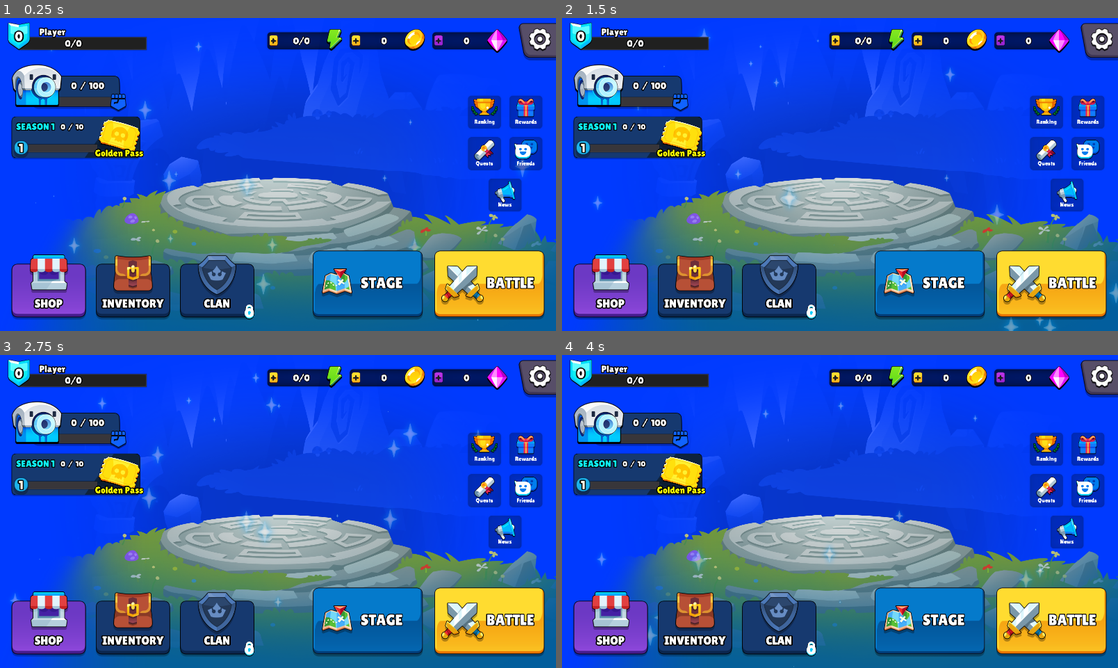
Above: before the commit, frames 1-4 (two rows, left to right).
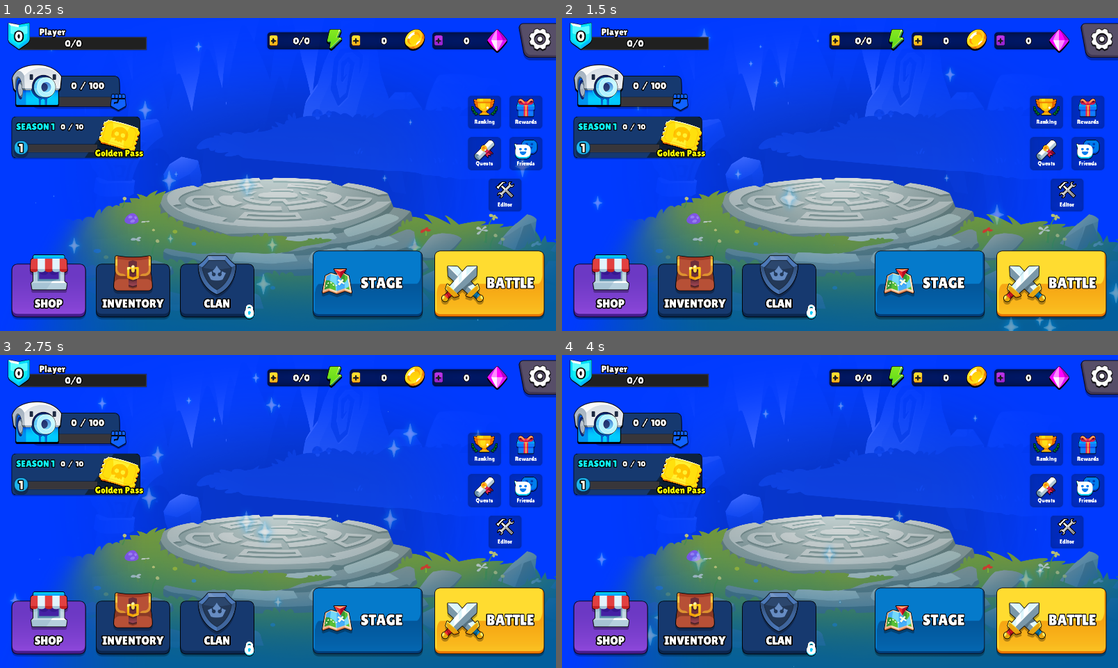
Above: after the commit, the same moments.

Repository: walizw/Champions
Game: Godot game, scene res://scenes/UI/Lobby.tscn
Same seed, same stepped clock (60 frames per second), same inputs: the game is played once before the commit and once after it. This scene is started directly instead of the project's main scene.
Inputs (mouse positions are in pixels of both pictures, inside the frame that each line leads up to):
- Up to frame 1 (0.25 s): no input
- Up to frame 2 (1.5 s): click (1067, 196) at 0.5 s, where only the run before the commit has a clickable "News"; click (1067, 196) at 1.25 s, where only the run after the commit has a clickable "Editor"
- Up to frame 3 (2.75 s): click (77, 430) at 2 s
- Up to frame 4 (4 s): click (639, 473) at 2.75 s; click "SHOP" at 3.5 s

The runs differ from the first frame. In frame 1, 0.2% of the frame differs, in the area x 89-93%, y 52-61%; in frame 2, 0.2%; in frame 3, 0.2%; in frame 4, 0.2%.

Commit message:
might refactor this todo org file

Diff:
--- a/src/scenes/UI/Lobby.tscn
+++ b/src/scenes/UI/Lobby.tscn
@@ -22,7 +22,7 @@
 [ext_resource path="res://assets/ui/icons/IconRewards.Png" type="Texture" id=20]
 [ext_resource path="res://assets/ui/icons/IconMission.Png" type="Texture" id=21]
 [ext_resource path="res://assets/ui/icons/IconFriends.png" type="Texture" id=22]
-[ext_resource path="res://assets/ui/icons/IconNews.Png" type="Texture" id=23]
+[ext_resource path="res://assets/ui/icons/IconHammer.png" type="Texture" id=23]
 [ext_resource path="res://assets/ui/components/button/Btn_OtherButton_SideButton01_Left.png" type="Texture" id=24]
 [ext_resource path="res://assets/ui/icons/IconSettings.png" type="Texture" id=25]
 [ext_resource path="res://scripts/UI/scenes/Lobby.gd" type="Script" id=26]
@@ -497,18 +497,18 @@
 custom_constants/separation = 15
 alignment = 1
 
-[node name="NoticeButton" parent="CenterRightContainer/Col3" instance=ExtResource( 19 )]
+[node name="EditorButton" parent="CenterRightContainer/Col3" instance=ExtResource( 19 )]
 margin_left = 71.0
 margin_right = 199.0
 
-[node name="Icon" parent="CenterRightContainer/Col3/NoticeButton" index="1"]
-margin_left = -35.7
-margin_right = 35.7
-margin_bottom = 93.7
+[node name="Icon" parent="CenterRightContainer/Col3/EditorButton" index="1"]
+margin_left = -32.9
+margin_right = 32.9
+margin_bottom = 75.5
 texture = ExtResource( 23 )
 
-[node name="Label" parent="CenterRightContainer/Col3/NoticeButton" index="2"]
-text = "News"
+[node name="Label" parent="CenterRightContainer/Col3/EditorButton" index="2"]
+text = "Editor"
 
 [node name="SettingsButton" parent="." instance=ExtResource( 3 )]
 anchor_left = 1.0
@@ -584,7 +584,7 @@
 [editable path="CenterRightContainer/Col1/RewardsButton"]
 [editable path="CenterRightContainer/Col2/QuestsButton"]
 [editable path="CenterRightContainer/Col2/FriendsButton"]
-[editable path="CenterRightContainer/Col3/NoticeButton"]
+[editable path="CenterRightContainer/Col3/EditorButton"]
 [editable path="SettingsButton"]
 [editable path="TopRightContainer/EnergyBar"]
 [editable path="TopRightContainer/EnergyBar/SignalButton"]
Binary file added: src/assets/ui/icons/IconHammer.png
Not shown, added: src/assets/ui/icons/IconHammer.png.import
Not shown, changed: TODO.org
